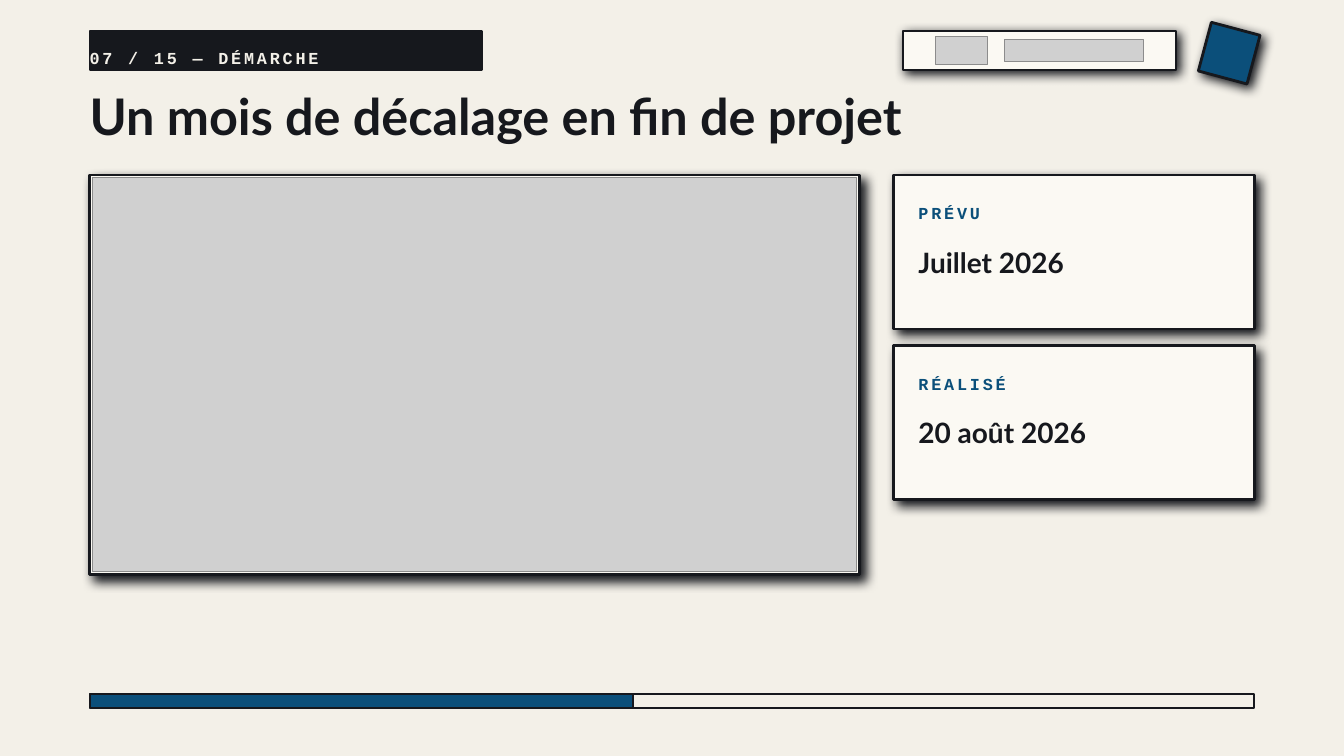
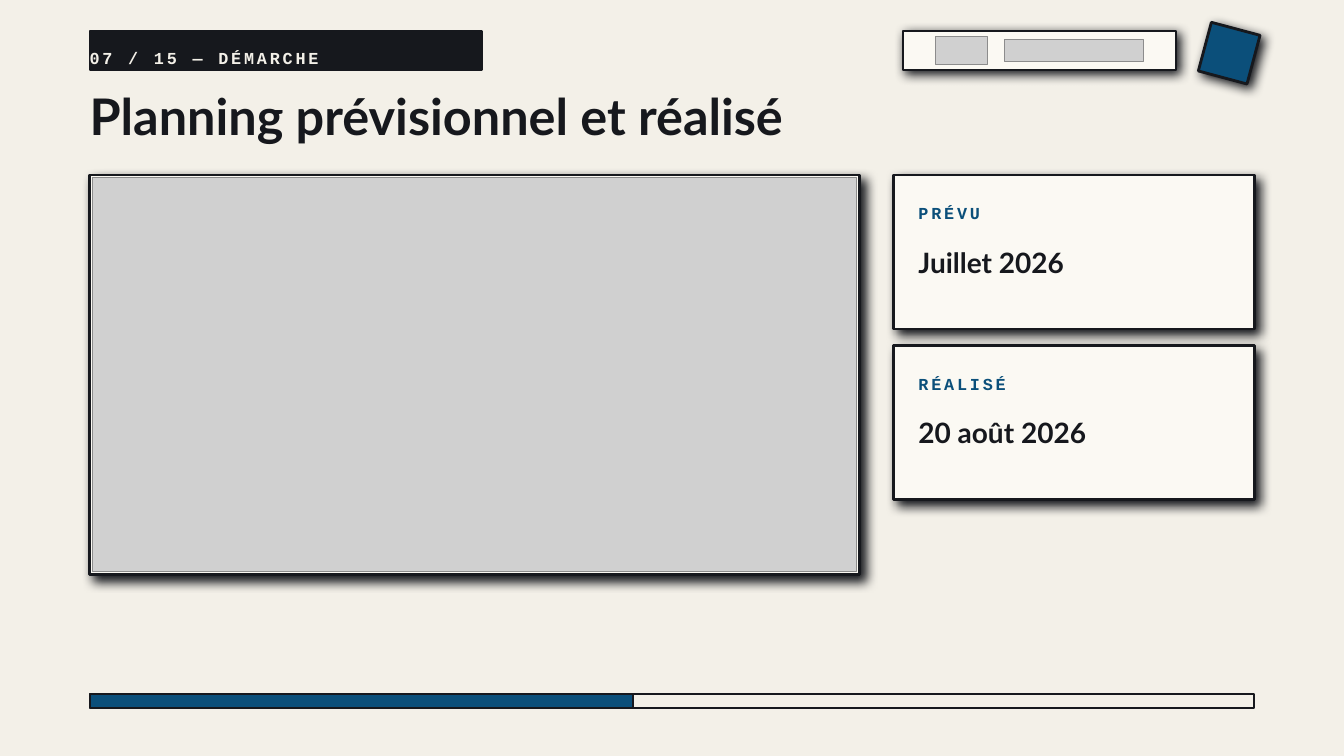
Before and after one commit to falachabt/Icam, a slide deck: slide 7 of Presentation_RIPTIS.pptx. Drawn at 1344x756 pixels with LibreOffice and Linux fonts; fonts in the diff are those of the drawing; grey boxes stand for pictures. Boxes give left, top, right and bottom in pixels: in the first picture for what was removed or moved away, otherwise in the second. Text is boxed around its words. In the diff, an @@ line names an element or a change of style, - is before the commit and + after.

```diff
--- a/Presentation_RIPTIS.pptx
+++ b/Presentation_RIPTIS.pptx
@@ text at bbox=[90, 97, 783, 144]: text changed @@
-Un mois de décalage en fin de projet
+Planning prévisionnel et réalisé
```
Also in this commit, not shown: 6 other slides changed, 3 other files.
